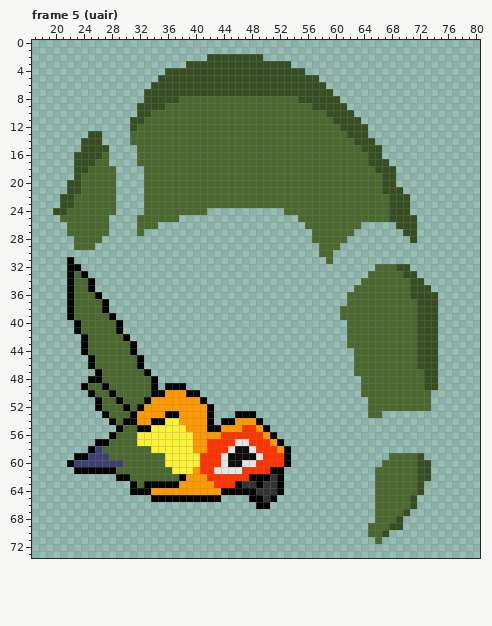
Pixel-art file -- Citrus/aseprite/citrus_roa_big.aseprite. The picture above is the old version.
96x80 pixels, 19 frames. Shown: frame 5 (uair): x 17..80, y 0..73. The commit also changed other frames, which this record leaves out.
After:
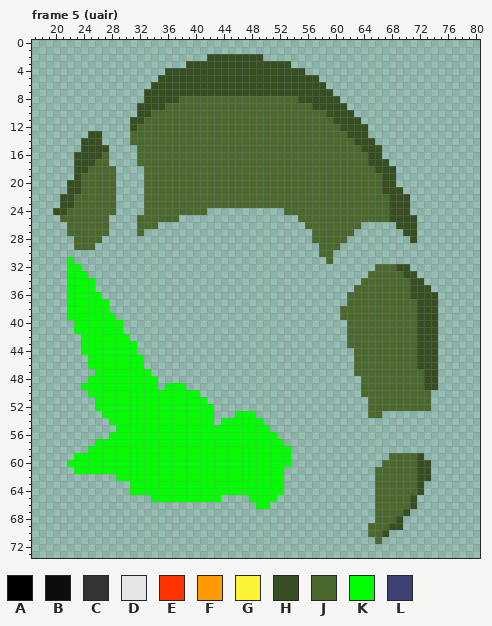
Palette (. is transparent): A #000000  B #0d0d0d  C #333333  D #e5e5e5  E #ff3300  F #ff9900  G #fbf236  H #374e22  J #4b692f  K #00ff00  L #3f3f74
The exact change:
layer "hurtbox" now shown
--- frame 5 (uair), layer "hurtbox"
@@ x 20..55 @@
 30 ....................................
-31 ..A.................................
-32 ..AA................................
-33 ..AJA...............................
-34 ..AJJA..............................
-35 ..AJJA..............................
-36 ..AJJJA.............................
-37 ..AJJJJA............................
-38 ..AJJJJA............................
-39 ..AJJJJJA...........................
-40 ...AJJJJJA..........................
-41 ...AJJJJJA..........................
-42 ....AJJJJJA.........................
-43 ....AJJJJJJA........................
-44 ....AJJJJJJA........................
-45 .....AJJJJJJA.......................
-46 .....AJJJJJJA.......................
-47 ......AJJJJJJA......................
-48 .....AAJJJJJJJA.....................
-49 ....AJJAJJJJJJA.AAA.................
-50 .....AJJAJJJJJAAFFFAA...............
-51 ......AJJAJJJAFFFFFFFA..............
-52 ......AJJJAJAFFFFFFFFFA.............
-53 .......AJJJAFFFFAAFFFFA...AAA.......
-54 ........AJAAFFAAGGFFFFA.AAFFFA......
-55 .........AJJAAGGGGGFFFAAFFFEEFA.....
-56 ........AJJJGGGGGGGGFFFFEEEEEEFA....
-57 ......AAJJJJGGGGGGGGFFEEEEDDEEEFA...
-58 .....ALJJJJJJJGGGGGGFFEEEDBBDEEEFA..
-59 ...AALLLJJJJJJJJGGGGGEEEDBBBBDEEEA..
-60 ..ALLLLLLLJJJJJJGGGGGEEEDBBDDEEEEA..
-61 ...AAAAAAJJJJJJJJGGGFEEDDDDEEEEAA...
-62 .........AAJJJJJJJAFFFEEEEEEAAACA...
-63 ...........AJAAAAAFFFFFEEEACCACCA...
-64 ...........AAAFFFFFFFFFFAAAAACCCA...
-65 ..............AAAAAAAAAA....AACA....
-66 .............................AA.....
+31 ..K.................................
+32 ..KK................................
+33 ..KKK...............................
+34 ..KKKK..............................
+35 ..KKKK..............................
+36 ..KKKKK.............................
+37 ..KKKKKK............................
+38 ..KKKKKK............................
+39 ..KKKKKKK...........................
+40 ...KKKKKKK..........................
+41 ...KKKKKKK..........................
+42 ....KKKKKKK.........................
+43 ....KKKKKKKK........................
+44 ....KKKKKKKK........................
+45 .....KKKKKKKK.......................
+46 .....KKKKKKKK.......................
+47 ......KKKKKKKK......................
+48 .....KKKKKKKKKK.....................
+49 ....KKKKKKKKKKK.KKK.................
+50 .....KKKKKKKKKKKKKKKK...............
+51 ......KKKKKKKKKKKKKKKK..............
+52 ......KKKKKKKKKKKKKKKKK.............
+53 .......KKKKKKKKKKKKKKKK...KKK.......
+54 ........KKKKKKKKKKKKKKK.KKKKKK......
+55 .........KKKKKKKKKKKKKKKKKKKKKK.....
+56 ........KKKKKKKKKKKKKKKKKKKKKKKK....
+57 ......KKKKKKKKKKKKKKKKKKKKKKKKKKK...
+58 .....KKKKKKKKKKKKKKKKKKKKKKKKKKKKK..
+59 ...KKKKKKKKKKKKKKKKKKKKKKKKKKKKKKK..
+60 ..KKKKKKKKKKKKKKKKKKKKKKKKKKKKKKKK..
+61 ...KKKKKKKKKKKKKKKKKKKKKKKKKKKKKK...
+62 .........KKKKKKKKKKKKKKKKKKKKKKKK...
+63 ...........KKKKKKKKKKKKKKKKKKKKKK...
+64 ...........KKKKKKKKKKKKKKKKKKKKKK...
+65 ..............KKKKKKKKKK....KKKK....
+66 .............................KK.....
 67 ....................................
Changed places in both pictures, as pixel boxes (x1, y1, x2, y2):
changed: (67, 257, 291, 509)
